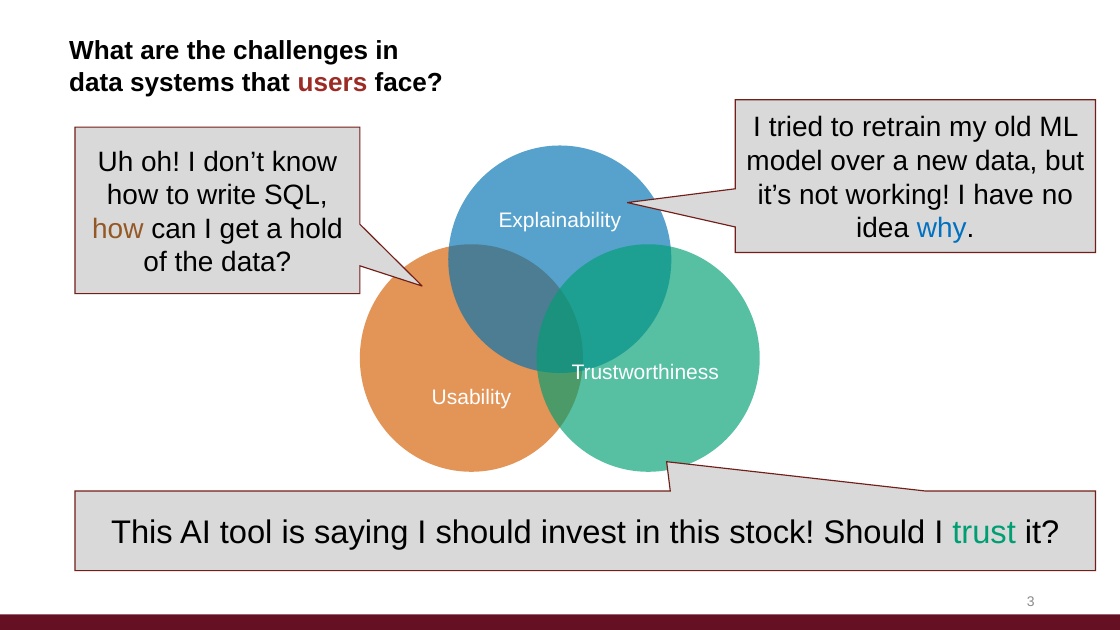
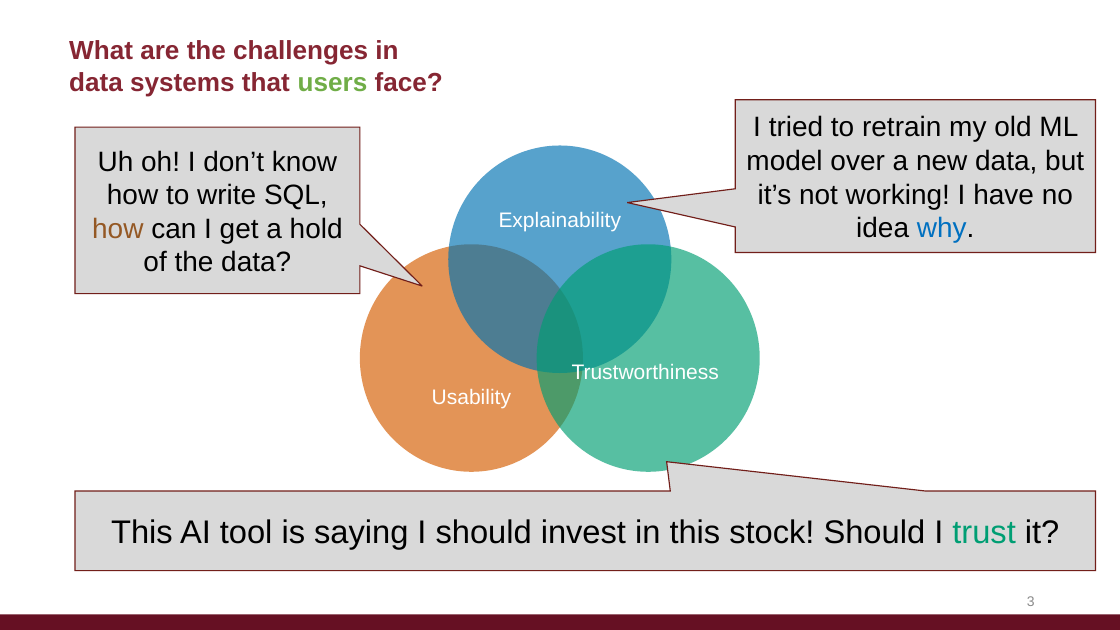
Before and after one commit to afariha/afariha.github.io, a slide deck: slide 3 of posters_and_slides/NWDS_2023_Talk.pptx. Drawn at 1120x630 pixels with LibreOffice and Linux fonts; fonts in the diff are those of the drawing. Boxes give left, top, right and bottom in pixels: in the first picture for what was removed or moved away, otherwise in the second. Text is boxed around its words. In the diff, an @@ line names an element or a change of style, - is before the commit and + after.

```diff
--- a/posters_and_slides/NWDS_2023_Talk.pptx
+++ b/posters_and_slides/NWDS_2023_Talk.pptx
@@ text "What are the challenges in" at [69,40,443,97]: text colour #000000 to #862633 in "What are the challenges in", "data systems that face?"; text colour #9B2B24 to #70AD47 in "users" @@
```
Also in this commit, not shown: 4 other slides changed, 1 slide added, 1 slide removed, 1 other file.
